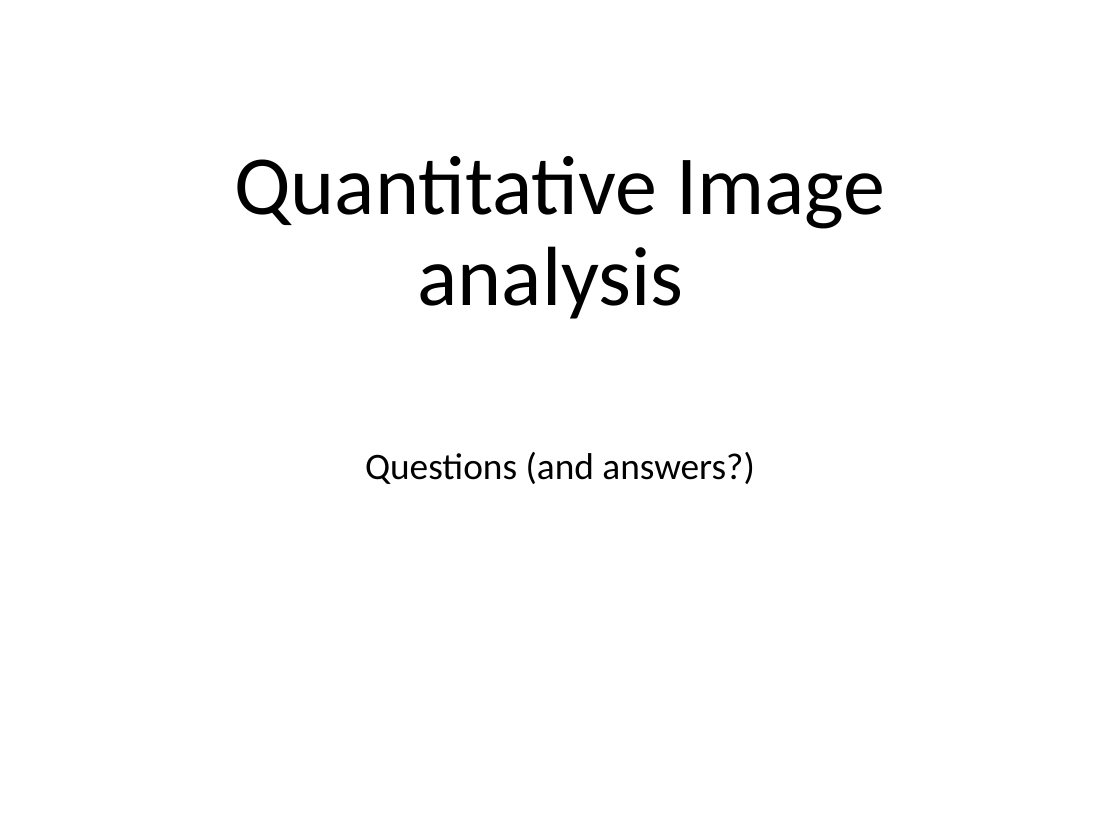
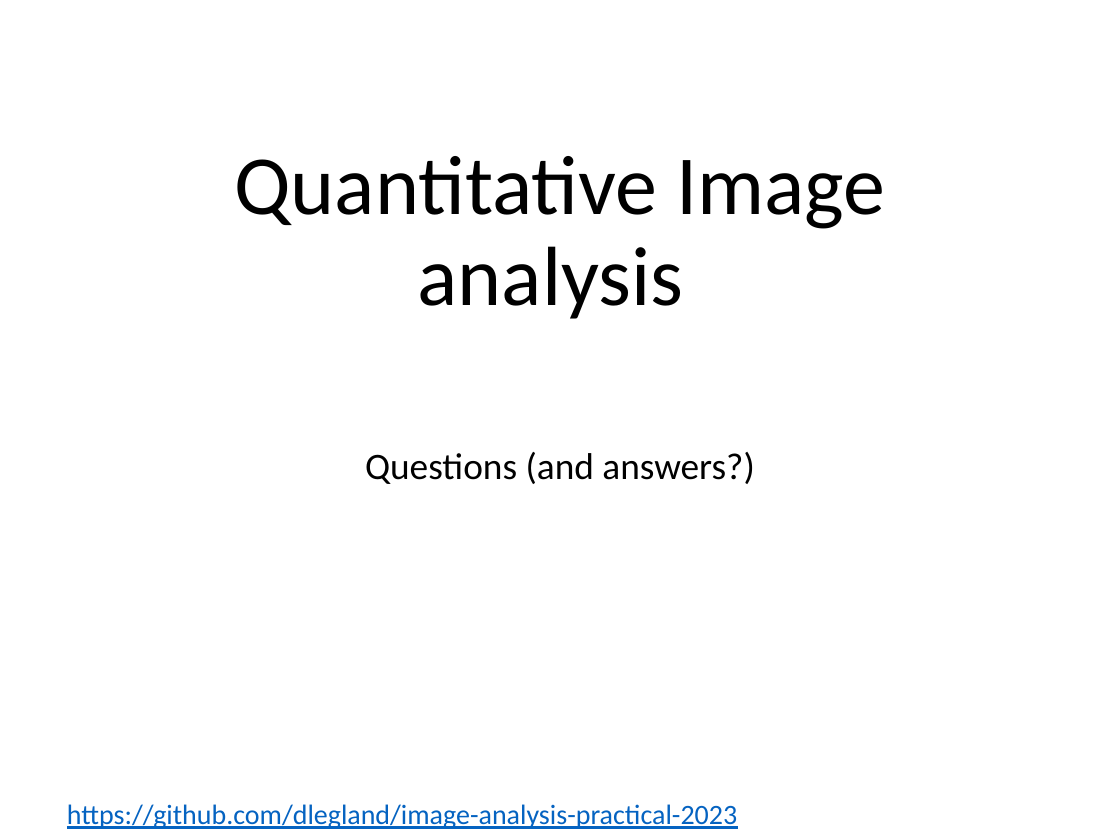
Before and after one commit to dlegland/image-analysis-practical-2023, a slide deck: slide 1 of practical/manual/ImageAnalysis-practical.pptx. Drawn at 1120x840 pixels with LibreOffice and Linux fonts; fonts in the diff are those of the drawing. Boxes give left, top, right and bottom in pixels: in the first picture for what was removed or moved away, otherwise in the second. Text is boxed around its words. In the diff, an @@ line names an element or a change of style, - is before the commit and + after.

Commit message:
update practical slides

```diff
--- a/practical/manual/ImageAnalysis-practical.pptx
+++ b/practical/manual/ImageAnalysis-practical.pptx
@@ text added at [67,804,737,829], 18 pt, text #0563C1, underline @@
+  https://github.com/dlegland/image-analysis-practical-2023
```
Also in this commit, not shown: 3 other slides changed.
